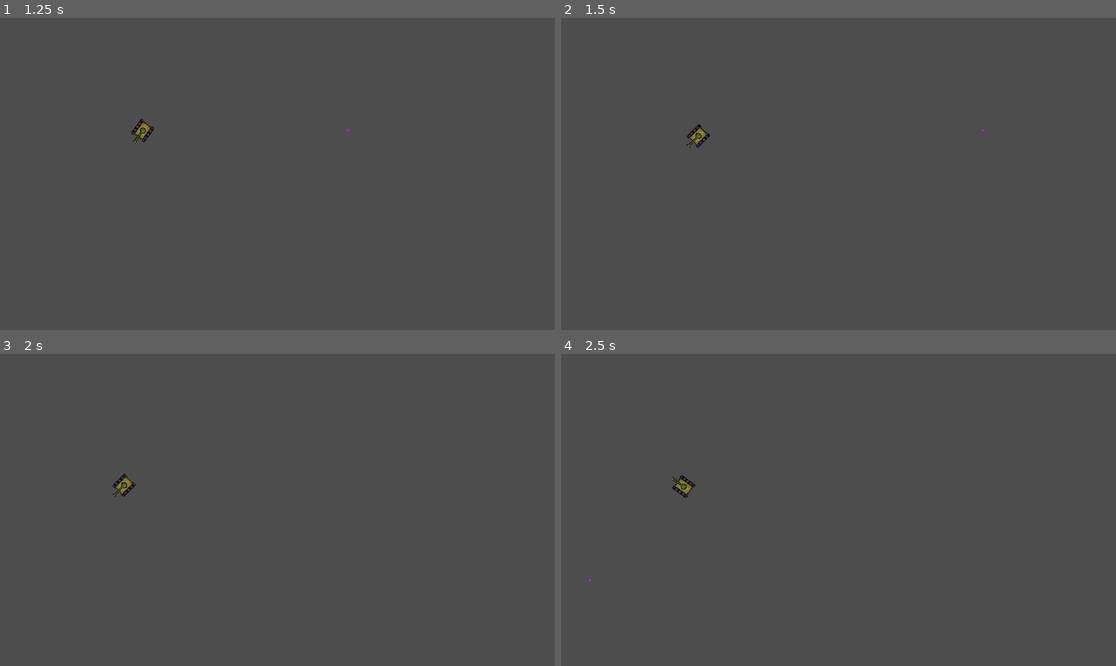
Above: before the commit, frames 1-4 (two rows, left to right).
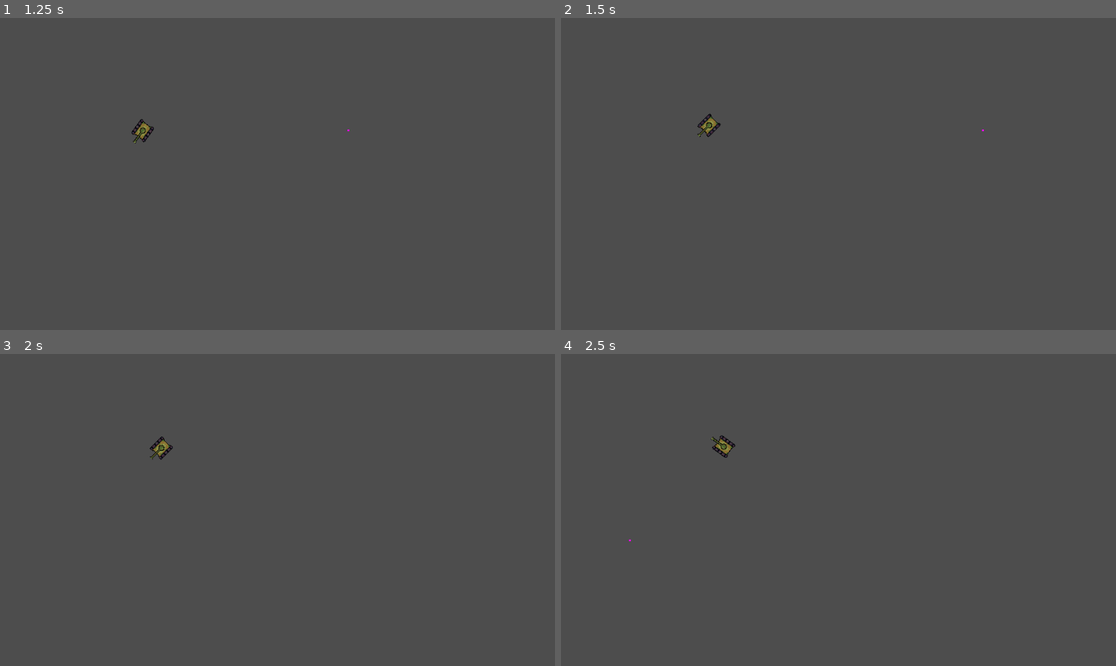
Above: after the commit, the same moments.

Repository: GoblinCreations/GodotFundamentals
Game: Godot game, scene res://Scenes/world.tscn
Same seed, same stepped clock (60 frames per second), same inputs: the game is played once before the commit and once after it.
Inputs:
- Up to frame 1 (1.25 s): tap Enter at 0.5 s; hold D (turn_right) from 0.53 s (still down); hold Space (weapon_fire) from 0.53 s (still down)
- Up to frame 2 (1.5 s): release D (turn_right) at 1.28 s; release Space (weapon_fire) at 1.28 s; hold S (move_backward) from 1.28 s (still down); tap Space (weapon_fire) at 1.35 s
- Up to frame 3 (2 s): keep holding S (move_backward)
- Up to frame 4 (2.5 s): release S (move_backward) at 2.03 s; hold D (turn_right) from 2.03 s (still down); hold Space (weapon_fire) from 2.03 s (still down)

Frame 1 is identical in both runs. In frame 2, 0.3% of the frame differs, in the area x 22-29%, y 30-42%; in frame 3, 0.3%; in frame 4, 0.3%, in the area x 4-32%, y 26-73%.

Commit message:
Added all placeholder assets. Implemented collision layers.

Diff:
--- a/Scenes/Tank/bullet.tscn
+++ b/Scenes/Tank/bullet.tscn
@@ -9,6 +9,8 @@
 size = Vector2(3, 3)
 
 [node name="Bullet" type="Area2D"]
+collision_layer = 16
+collision_mask = 44
 script = ExtResource("1_r7g7r")
 
 [node name="CollisionShape2D" type="CollisionShape2D" parent="."]
--- a/Scenes/Tank/tank.tscn
+++ b/Scenes/Tank/tank.tscn
@@ -1,6 +1,6 @@
 [gd_scene load_steps=9 format=3 uid="uid://e65oygxevxbe"]
 
-[ext_resource type="Texture2D" uid="uid://x5p1kmam8msk" path="res://Assets/Tank/tank_body.png" id="1_41u8i"]
+[ext_resource type="Texture2D" uid="uid://x5p1kmam8msk" path="res://Assets/Sprites/Tank/tank_body.png" id="1_41u8i"]
 [ext_resource type="Script" path="res://Scripts/Tank/tank.gd" id="1_kwoqd"]
 [ext_resource type="PackedScene" uid="uid://cbsbfajeh0mjn" path="res://Scenes/Tank/weapon.tscn" id="2_c8t7n"]
 
@@ -9,21 +9,6 @@
 
 [sub_resource type="Animation" id="Animation_otql7"]
 resource_name = "Idle"
-tracks/0/type = "value"
-tracks/0/imported = false
-tracks/0/enabled = true
-tracks/0/path = NodePath("BodySprite:frame")
-tracks/0/interp = 1
-tracks/0/loop_wrap = true
-tracks/0/keys = {
-"times": PackedFloat32Array(0),
-"transitions": PackedFloat32Array(1),
-"update": 1,
-"values": [0]
-}
-
-[sub_resource type="Animation" id="Animation_6haf3"]
-length = 0.001
 tracks/0/type = "value"
 tracks/0/imported = false
 tracks/0/enabled = true
@@ -54,6 +39,21 @@
 "values": [0, 1, 0]
 }
 
+[sub_resource type="Animation" id="Animation_6haf3"]
+length = 0.001
+tracks/0/type = "value"
+tracks/0/imported = false
+tracks/0/enabled = true
+tracks/0/path = NodePath("BodySprite:frame")
+tracks/0/interp = 1
+tracks/0/loop_wrap = true
+tracks/0/keys = {
+"times": PackedFloat32Array(0),
+"transitions": PackedFloat32Array(1),
+"update": 1,
+"values": [0]
+}
+
 [sub_resource type="AnimationLibrary" id="AnimationLibrary_pmjir"]
 _data = {
 "Idle": SubResource("Animation_otql7"),
@@ -62,6 +62,7 @@
 }
 
 [node name="Tank" type="CharacterBody2D" node_paths=PackedStringArray("weapon")]
+collision_mask = 6
 script = ExtResource("1_kwoqd")
 weapon = NodePath("Weapon")
 
--- a/Scenes/Tank/weapon.tscn
+++ b/Scenes/Tank/weapon.tscn
@@ -1,8 +1,8 @@
 [gd_scene load_steps=4 format=3 uid="uid://cbsbfajeh0mjn"]
 
-[ext_resource type="Texture2D" uid="uid://p0jk52b6yr0w" path="res://Assets/Tank/tank_weapon.png" id="1_bdbfr"]
 [ext_resource type="Script" path="res://Scripts/Tank/weapon.gd" id="1_xpfw2"]
 [ext_resource type="PackedScene" uid="uid://cxx6amq5wsqw7" path="res://Scenes/Tank/bullet.tscn" id="2_e4car"]
+[ext_resource type="Texture2D" uid="uid://p0jk52b6yr0w" path="res://Assets/Sprites/Tank/tank_weapon.png" id="3_nsujf"]
 
 [node name="Weapon" type="Node2D"]
 script = ExtResource("1_xpfw2")
@@ -10,7 +10,7 @@
 
 [node name="WeaponSprite" type="Sprite2D" parent="."]
 position = Vector2(10, 0)
-texture = ExtResource("1_bdbfr")
+texture = ExtResource("3_nsujf")
 
 [node name="ReloadTimer" type="Timer" parent="."]
 
--- a/Scripts/Tank/tank.gd
+++ b/Scripts/Tank/tank.gd
@@ -13,7 +13,7 @@
 var direction = Vector2.RIGHT
 
 func _physics_process(delta):
-	var input_direction = Input.get_vector("turn_left", "turn_right", "move_forward", "move_backward")
+	var input_direction = Input.get_vector("turn_left", "turn_right", "move_backward", "move_forward")
 	if input_direction.x != 0:
 		#rotate the tank based on the input vector
 		direction = direction.rotated(input_direction.x * (PI / 2) * TURN_SPEED * delta)
--- a/project.godot
+++ b/project.godot
@@ -59,6 +59,15 @@
 ]
 }
 
+[layer_names]
+
+2d_physics/layer_1="Player"
+2d_physics/layer_2="Collectable"
+2d_physics/layer_3="World"
+2d_physics/layer_4="Destructables"
+2d_physics/layer_5="Weapons"
+2d_physics/layer_6="Enemies"
+
 [rendering]
 
 textures/canvas_textures/default_texture_filter=0
Not shown, added: Assets/Audio/Music/Rolemusic - The White Frame.mp3.import
Not shown, added: Assets/Audio/SFX/crate_break.wav.import
Not shown, added: Assets/Audio/SFX/drive_default.wav.import
Not shown, added: Assets/Audio/SFX/drive_water.wav.import
Not shown, added: Assets/Audio/SFX/fire.wav.import
Not shown, added: Assets/Audio/SFX/pickup.wav.import
Binary file added: Assets/Fonts/Early GameBoy.ttf
Not shown, added: Assets/Fonts/Early GameBoy.ttf.import
Renamed: Assets/Tank/tank_body.png -> Assets/Sprites/Tank/tank_body.png
Not shown, added: Assets/Sprites/Tank/tank_body.png.import
Renamed: Assets/Tank/tank_weapon.png -> Assets/Sprites/Tank/tank_weapon.png
Not shown, added: Assets/Sprites/Tank/tank_weapon.png.import
(and 18 more such lines)
